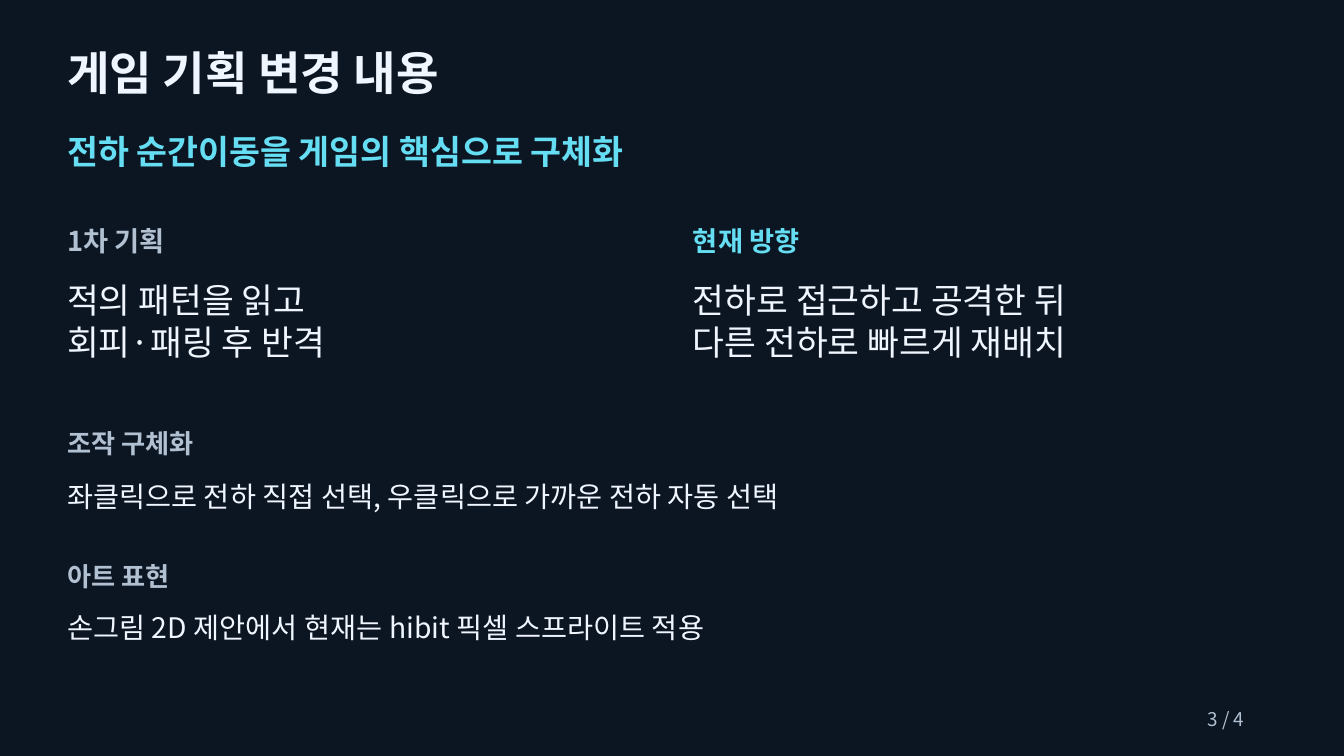
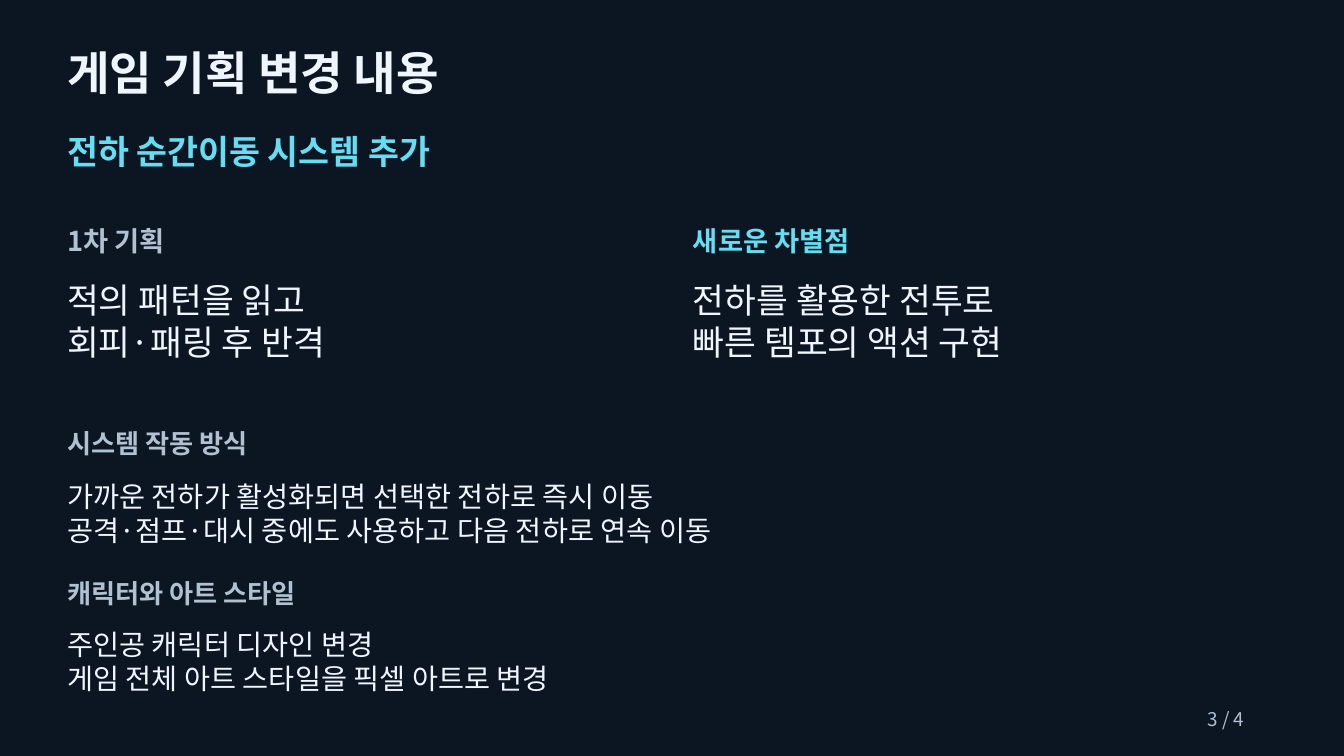
Before and after one commit to snooy-dev/circuit-warden, a slide deck: slide 3 of Circuit_Warden_Phase2_Presentation.pptx. Drawn at 1344x756 pixels with LibreOffice and Linux fonts; fonts in the diff are those of the drawing. Boxes give left, top, right and bottom in pixels: in the first picture for what was removed or moved away, otherwise in the second. Text is boxed around its words. In the diff, an @@ line names an element or a change of style, - is before the commit and + after.

Commit message:
docs(presentation): 기획 변경의 차별점과 아트 방향 반영
사용자 리뷰에 따라 전하 순간이동의 차별점과 빠른 액션, 작동 방식을 구분하고 주인공 디자인 및 전체 픽셀 아트 변경을 명시했다.

3장과 발표 노트만 변경하고 나머지 슬라이드와 영상의 바이트 보존을 확인했다. PPTX 구조·배치·폰트 검사와 최종 3장 시각 확인을 통과했다. PowerPoint 발표 모드 재생은 미검사다.

```diff
--- a/Circuit_Warden_Phase2_Presentation.pptx
+++ b/Circuit_Warden_Phase2_Presentation.pptx
@@ text at (x1=67, y1=135, x2=430, y2=167): text changed @@
-전하 순간이동을 게임의 핵심으로 구체화
+전하 순간이동 시스템 추가
@@ text at (x1=693, y1=228, x2=850, y2=254): text changed @@
-현재 방향
+새로운 차별점
@@ text at (x1=693, y1=284, x2=1003, y2=358): text changed @@
-전하로 접근하고 공격한 뒤
-다른 전하로 빠르게 재배치
+전하를 활용한 전투로
+빠른 템포의 액션 구현
@@ text at (x1=67, y1=431, x2=248, y2=456): text changed @@
-조작 구체화
+시스템 작동 방식
@@ text at (x1=67, y1=483, x2=711, y2=544): text changed @@
-좌클릭으로 전하 직접 선택, 우클릭으로 가까운 전하 자동 선택
+가까운 전하가 활성화되면 선택한 전하로 즉시 이동
+공격·점프·대시 중에도 사용하고 다음 전하로 연속 이동
@@ text at (x1=67, y1=581, x2=296, y2=606): text changed @@
-아트 표현
+캐릭터와 아트 스타일
@@ text at (x1=67, y1=631, x2=549, y2=692): text changed @@
-손그림 2D 제안에서 현재는 hibit 픽셀 스프라이트 적용
+주인공 캐릭터 디자인 변경
+게임 전체 아트 스타일을 픽셀 아트로 변경
```
Also in this commit, not shown: 2 other files.
